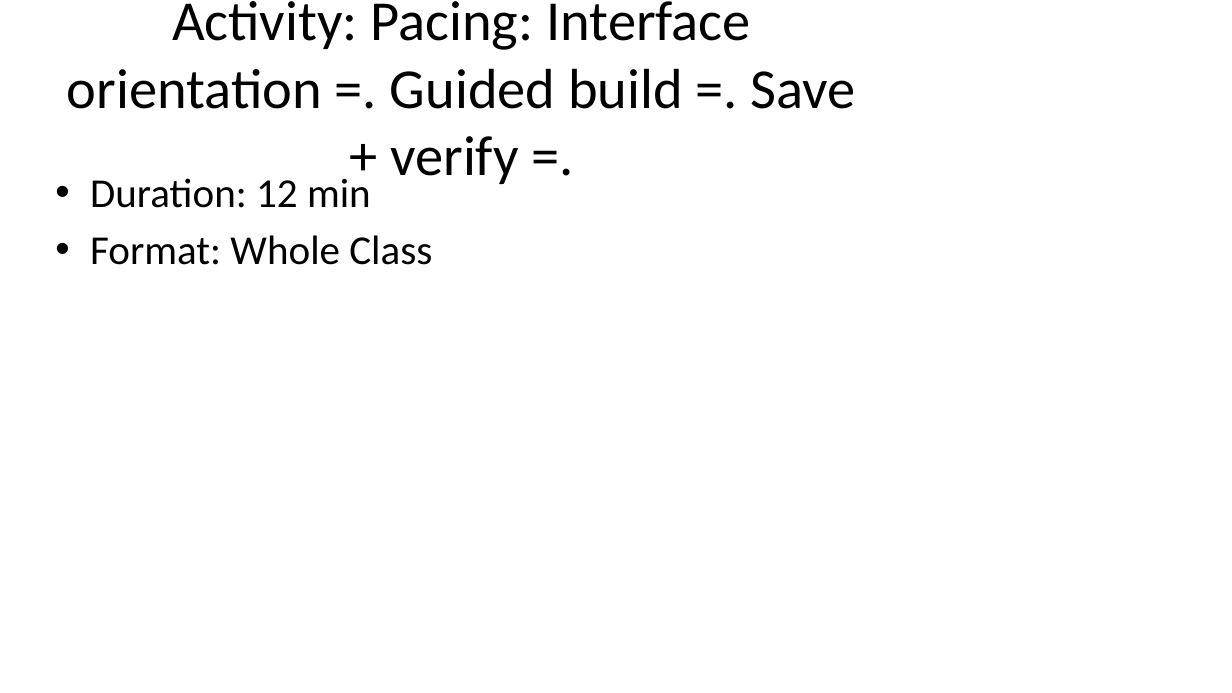
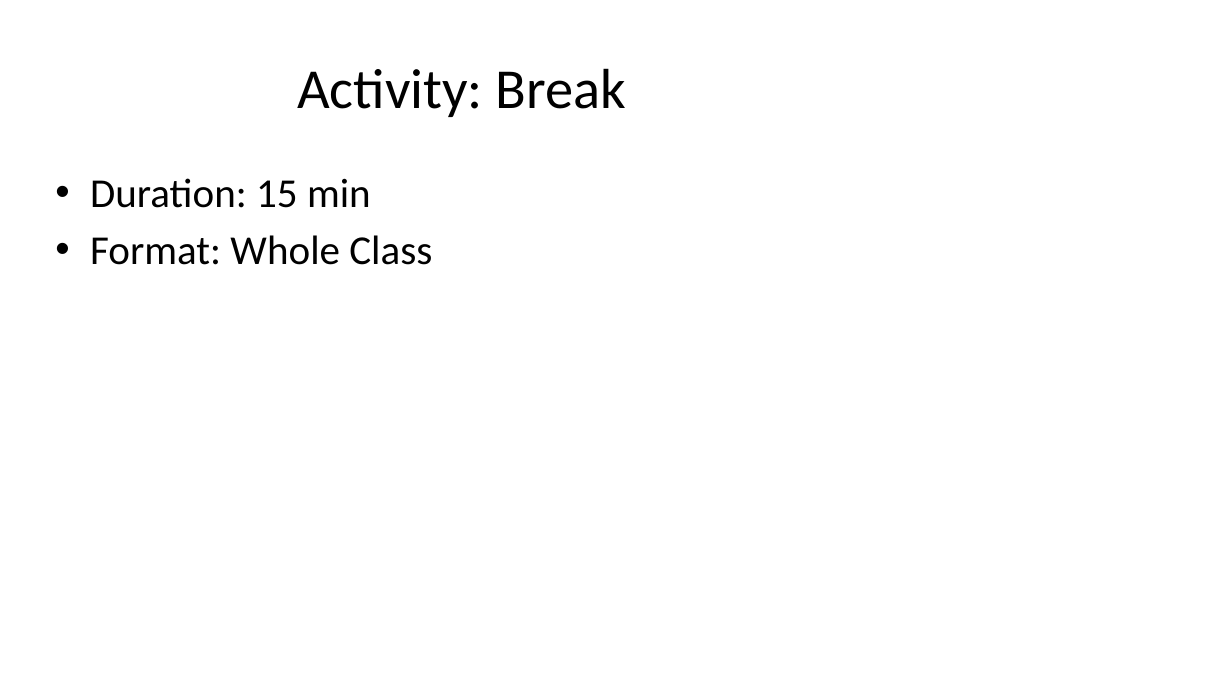
Before and after one commit to nlwtest2020/AyElSeeMoldo, a slide deck: slide 13 of curriculum-planner/output/slides/session_02_slides.pptx (slide 7 before the commit). Drawn at 1232x693 pixels with LibreOffice and Linux fonts; fonts in the diff are those of the drawing. Boxes give left, top, right and bottom in pixels: in the first picture for what was removed or moved away, otherwise in the second. Text is boxed around its words. In the diff, an @@ line names an element or a change of style, - is before the commit and + after.

```diff
--- a/curriculum-planner/output/slides/session_02_slides.pptx
+++ b/curriculum-planner/output/slides/session_02_slides.pptx
@@ title at box(297, 68, 626, 117): text changed @@
-Activity: Pacing: Interface orientation =. Guided build =. Save + verify =.
+Activity: Break
@@ text at box(90, 178, 371, 208): text changed @@
-• Duration: 12 min
+• Duration: 15 min
```
Also in this commit, not shown: 4 other slides changed, 4 slides added, 2 slides removed, 11 other files.
